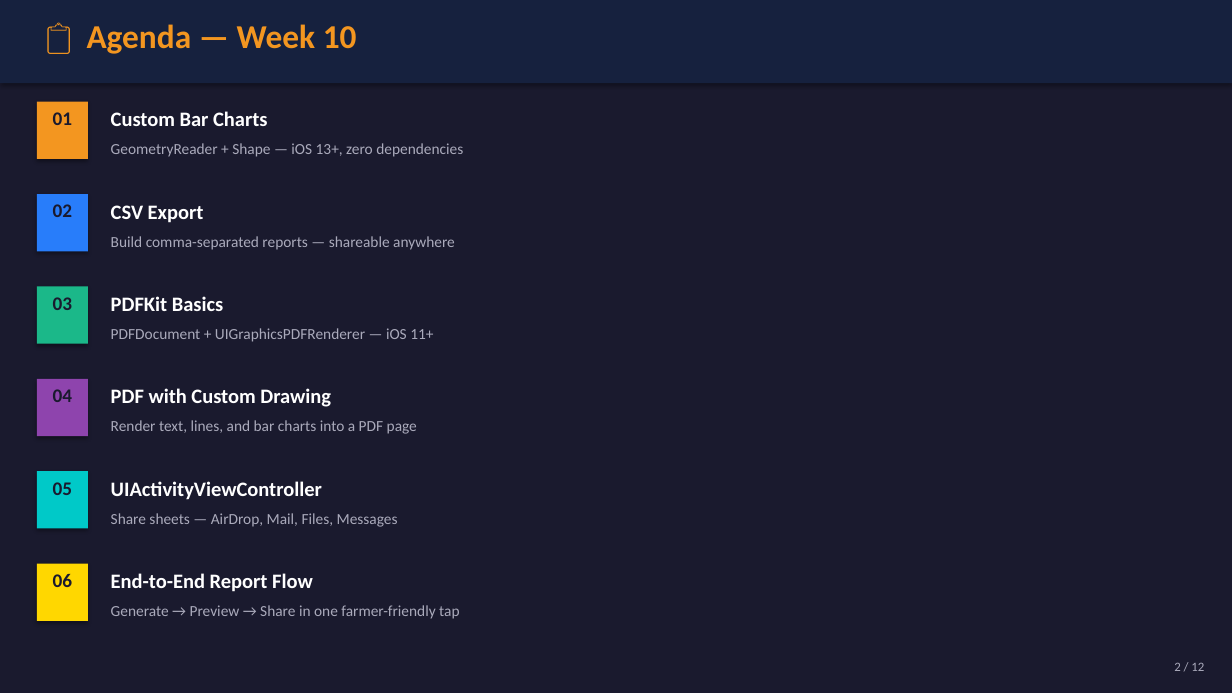
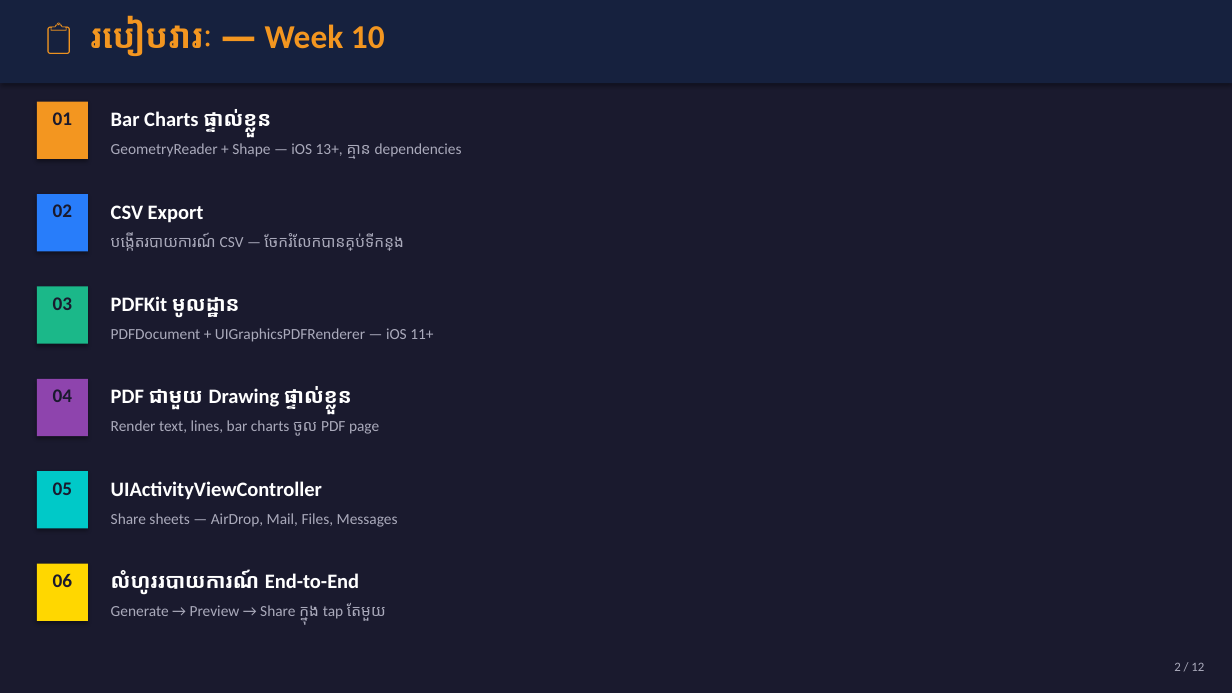
Before and after one commit to NemSothea/SwiftDoc, a slide deck: slide 2 of Week10/Week10_Data_Export_Reports.pptx. Drawn at 1232x693 pixels with LibreOffice and Linux fonts; fonts in the diff are those of the drawing. Boxes give left, top, right and bottom in pixels: in the first picture for what was removed or moved away, otherwise in the second. Text is boxed around its words. In the diff, an @@ line names an element or a change of style, - is before the commit and + after.

```diff
--- a/Week10/Week10_Data_Export_Reports.pptx
+++ b/Week10/Week10_Data_Export_Reports.pptx
@@ text at [90, 17, 385, 56]: text changed @@
-📋 Agenda — Week 10
+📋 របៀបវារៈ — Week 10
@@ text at [111, 109, 272, 133]: text changed @@
-Custom Bar Charts
+Bar Charts ផ្ទាល់ខ្លួន
@@ text at [111, 143, 462, 159]: text changed @@
-GeometryReader + Shape — iOS 13+, zero dependencies
+GeometryReader + Shape — iOS 13+, គ្មាន dependencies
@@ text at [111, 233, 403, 251]: text changed @@
-Build comma-separated reports — shareable anywhere
+បង្កើតរបាយការណ៍ CSV — ចែករំលែកបានគ្រប់ទីកន្លែង
@@ text at [111, 296, 240, 318]: text changed @@
-PDFKit Basics
+PDFKit មូលដ្ឋាន
@@ text at [111, 386, 352, 410]: text changed @@
-PDF with Custom Drawing
+PDF ជាមួយ Drawing ផ្ទាល់ខ្លួន
@@ text at [111, 420, 379, 436]: text changed @@
-Render text, lines, and bar charts into a PDF page
+Render text, lines, bar charts ចូល PDF page
@@ text at [111, 569, 359, 595]: text changed @@
-End-to-End Report Flow
+លំហូររបាយការណ៍ End-to-End
@@ text at [111, 603, 386, 621]: text changed @@
-Generate → Preview → Share in one farmer-friendly tap
+Generate → Preview → Share ក្នុង tap តែមួយ
```
Also in this commit, not shown: 11 other slides changed, 21 other files.
